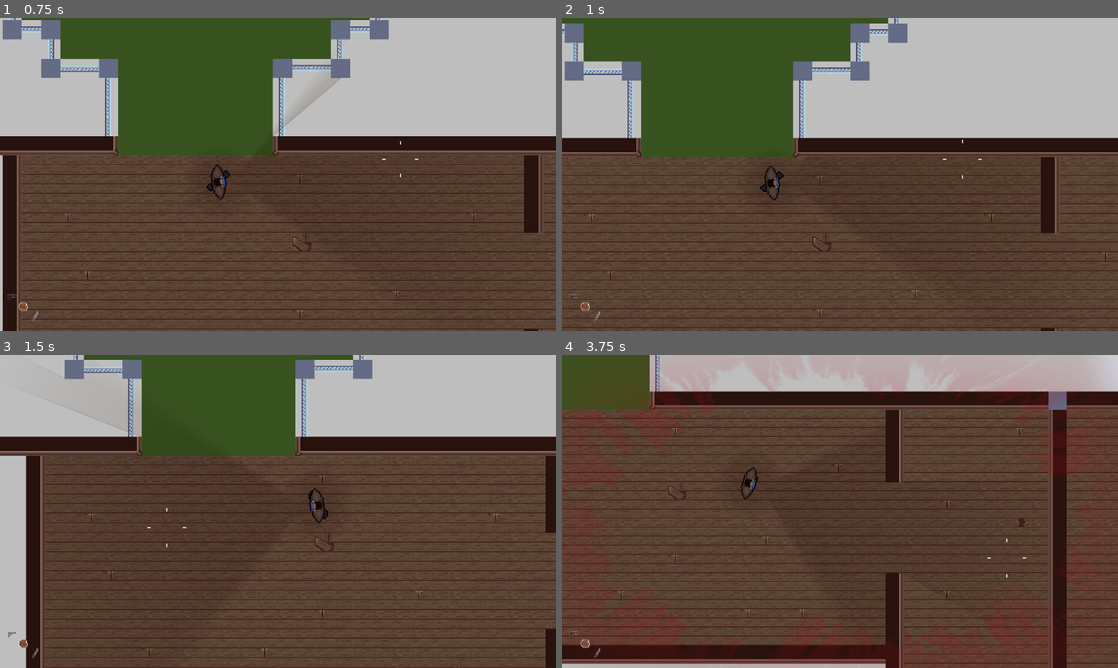
Above: before the commit, frames 1-4 (two rows, left to right).
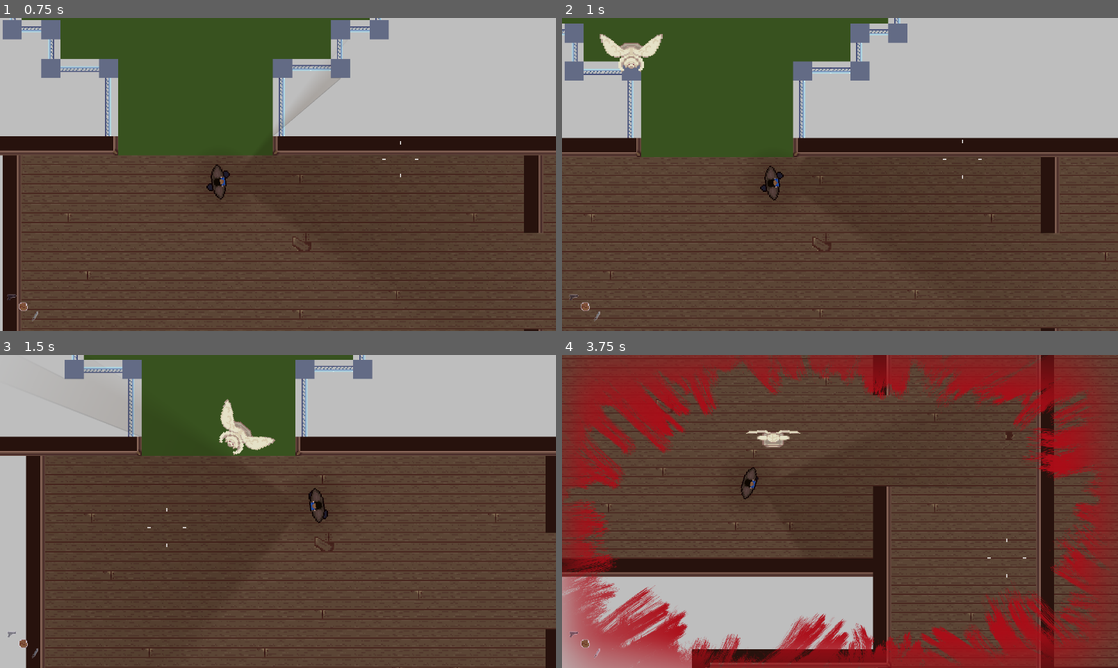
Above: after the commit, the same moments.

Repository: Gabryel-Paes/ProjetoCG
Game: Godot game, scene res://levels/rooms/lobby_tutorial.tscn
Same seed, same stepped clock (60 frames per second), same inputs: the game is played once before the commit and once after it.
Inputs (mouse positions are in pixels of both pictures, inside the frame that each line leads up to):
- Up to frame 1 (0.75 s): tap Enter at 0.5 s; move the mouse to (400, 158) at 0.52 s; press the mouse at (400, 158) at 0.53 s; hold D (Right) from 0.53 s (still down)
- Up to frame 2 (1 s): keep holding D (Right)
- Up to frame 3 (1.5 s): move the mouse to (166, 527) at 1.27 s; release D (Right) at 1.28 s; release the mouse at (166, 527) at 1.28 s; hold S (Down) from 1.28 s (still down); tap E (Interact) at 1.35 s
- Up to frame 4 (3.75 s): move the mouse to (895, 442) at 2.02 s; release S (Down) at 2.03 s; hold D (Right) 2.03-2.78 s; hold Mouse wheel down (LastWeapon) 2.03-2.78 s; move the mouse to (812, 574) at 2.77 s; hold W (Up) 2.78-3.53 s; tap Mouse wheel up (NextWeapon) at 2.85 s; move the mouse to (1006, 558) at 3.52 s; hold A (Left) from 3.53 s (still down); hold R (Recarregar) from 3.53 s (still down)

Frame 1 is identical in both runs. In frame 2, 0.7% of the frame differs, in the area x 6-19%, y 5-18%; in frame 3, 0.7%; in frame 4, 62%, in the area x 0-100%, y 0-100%.

Commit message:
Update lobby_tutorial.tscn

Diff:
--- a/levels/rooms/lobby_tutorial.tscn
+++ b/levels/rooms/lobby_tutorial.tscn
@@ -389,7 +389,7 @@
 
 [node name="TileMap_1sFloor" type="TileMapLayer" parent="." unique_id=1508748006]
 position = Vector2(20, -490)
-tile_map_data = PackedByteArray("AADx/77/AgAJAAsAAFDx/7//AgA …(71160 unchanged characters)… NAPj/AgACAAAAAABNAPn/AgAAAAEAAABNAPr/AgACAAAAAABNAPv/AgACAAEAAABOAPT/AgAHAAsAAABOAPX/AgAHAA0AAABOAPb …(56911 unchanged characters)…
+tile_map_data = PackedByteArray("AADx/77/AgAJAAsAAFDx/7//AgA …(71160 unchanged characters)… NAPj/AgACAAAAAABNAPn/AgAAAAEAAABNAPr/AgAFAAoAAABNAPv/AgAFAAoAAABOAPT/AgAHAAsAAABOAPX/AgAHAA0AAABOAPb …(56911 unchanged characters)…
 tile_set = ExtResource("2_35gje")
 
 [node name="1fMoveis" type="TileMapLayer" parent="." unique_id=1834333554]
@@ -571,10 +571,10 @@
 [node name="MoonLight26" parent="Luzes" unique_id=1569601819 instance=ExtResource("18_7oabu")]
 position = Vector2(-285, -1150)
 
-[node name="Angel" parent="." unique_id=78216036 instance=ExtResource("9_ad2o2")]
+[node name="Angel2" parent="." unique_id=918187416 instance=ExtResource("9_ad2o2")]
 position = Vector2(506, -1777)
 scale = Vector2(2, 2)
-speed = 200.0
+speed = 360.0
 
 [connection signal="body_entered" from="Trigger_Up" to="." method="_on_trigger_up_body_entered"]
 [connection signal="body_entered" from="Trigger_Down" to="." method="_on_trigger_down_body_entered"]
